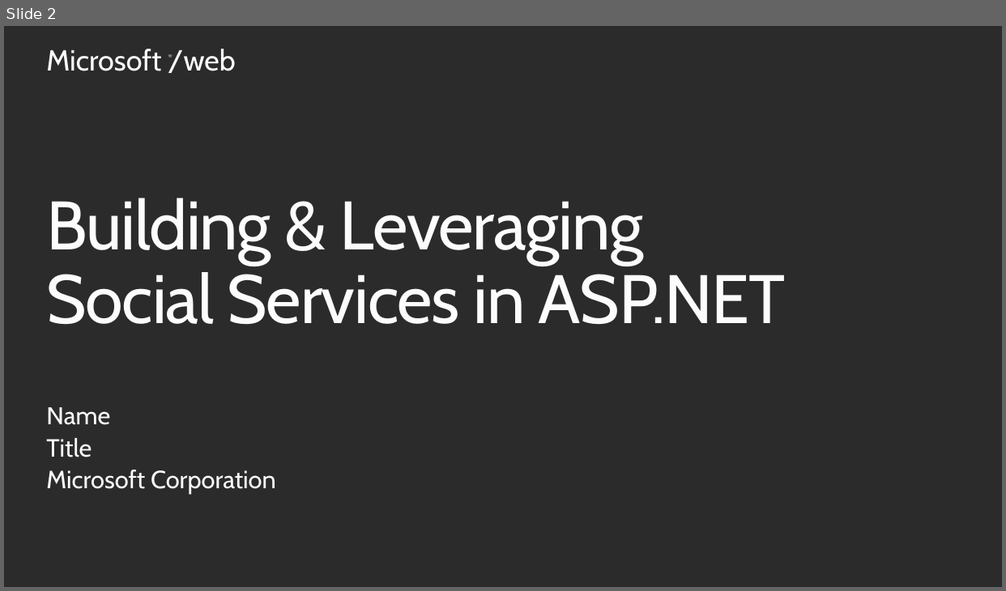
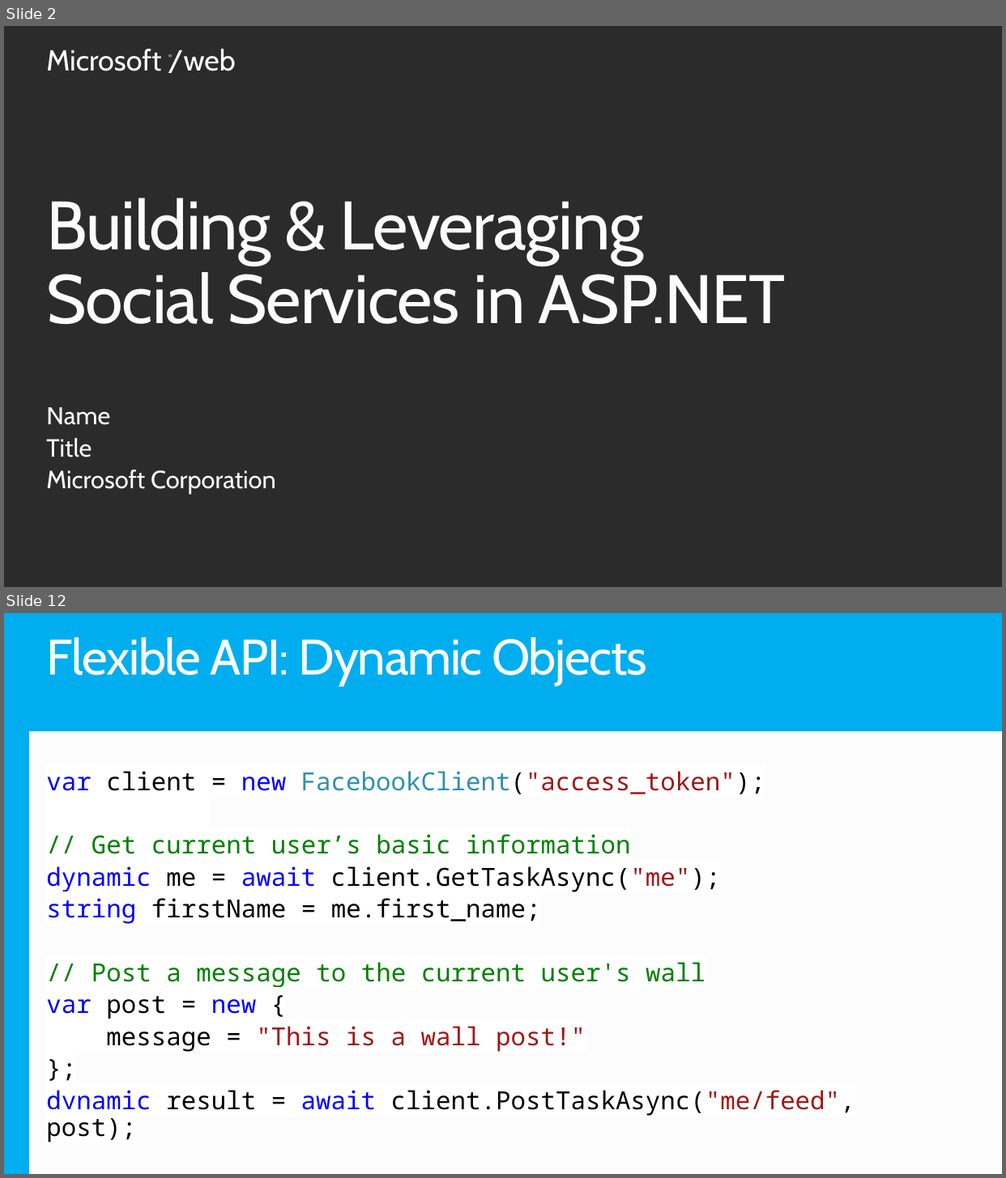
Before and after one commit to Microsoft-Web/PRESENTATION-BuildingSocialWebApps, a slide deck: BuildingAndLeveragingSocialServices.pptx. Shown one above the other, each under a label of ours: slide 2 before the commit, slides 2 and 12 after it; the slides between them are not shown. The pictures are 1006x591 and 1006x1178 pixels, drawn with LibreOffice and Linux fonts; fonts in the diff are those of the drawing; background and template pictures are left out; a plain dark background stands for a picture behind light text. Boxes give left, top, right and bottom in pixels: in the first picture for what was removed or moved away, otherwise in the second. Text is boxed around its words. In the diff, an @@ line names an element or a change of style, - is before the commit and + after.

Commit message:
Added presentation

```diff
--- a/BuildingAndLeveragingSocialServices.pptx
+++ b/BuildingAndLeveragingSocialServices.pptx
@@ slide 12 added at (4,613,1002,1174), background #FCFCFC @@
@@ rectangle added at (4,613,29,1174), fill #00AEEF @@
@@ rectangle added at (4,613,1002,731), fill #00AEEF @@
@@ title added at (46,637,647,686), 48 pt, text #FFFFFF @@
+Flexible API: Dynamic Objects
@@ text added at (46,771,855,1143), 24 pt, text #000000 @@
+var client = new FacebookClient("access_token");
+// Get current user’s basic information
+dynamic me = await client.GetTaskAsync("me");
+string firstName = me.first_name;
+// Post a message to the current user's wall
+var post = new {
+message = "This is a wall post!"
+};
+dynamic result = await client.PostTaskAsync("me/feed", post);
```
Also in this commit, not shown: 11 other slides added, 1 slide removed.
